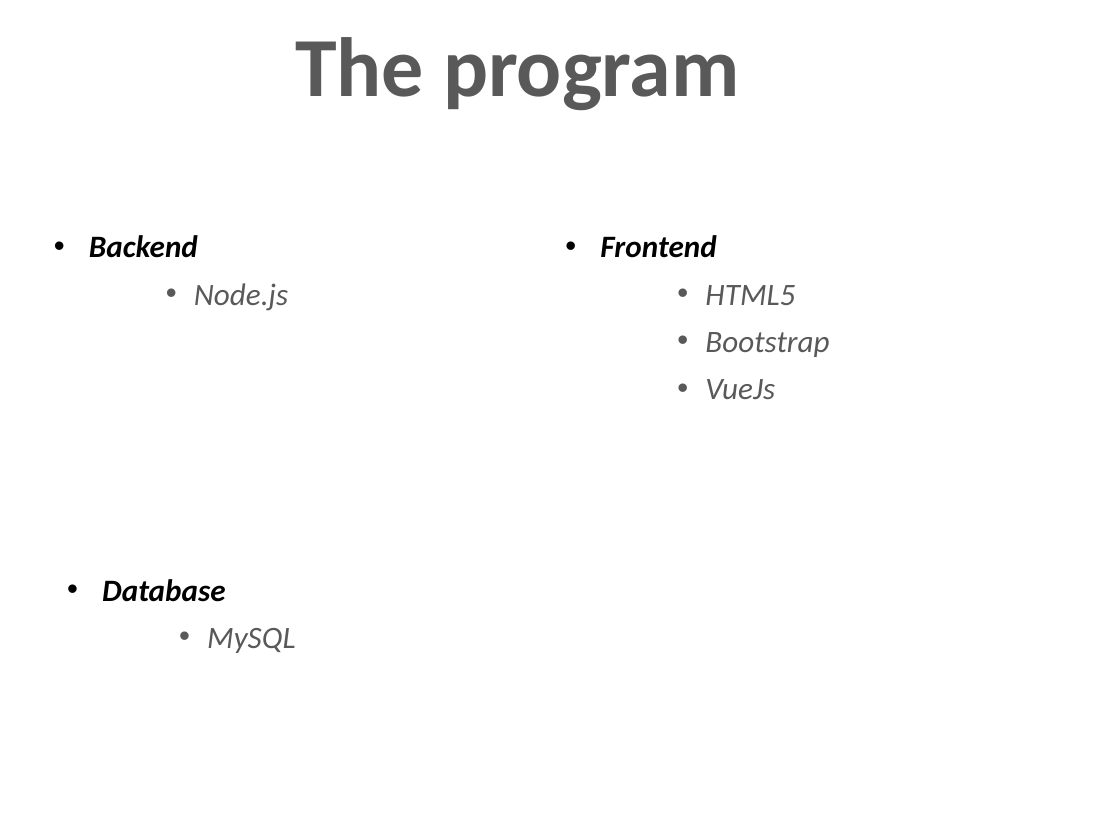
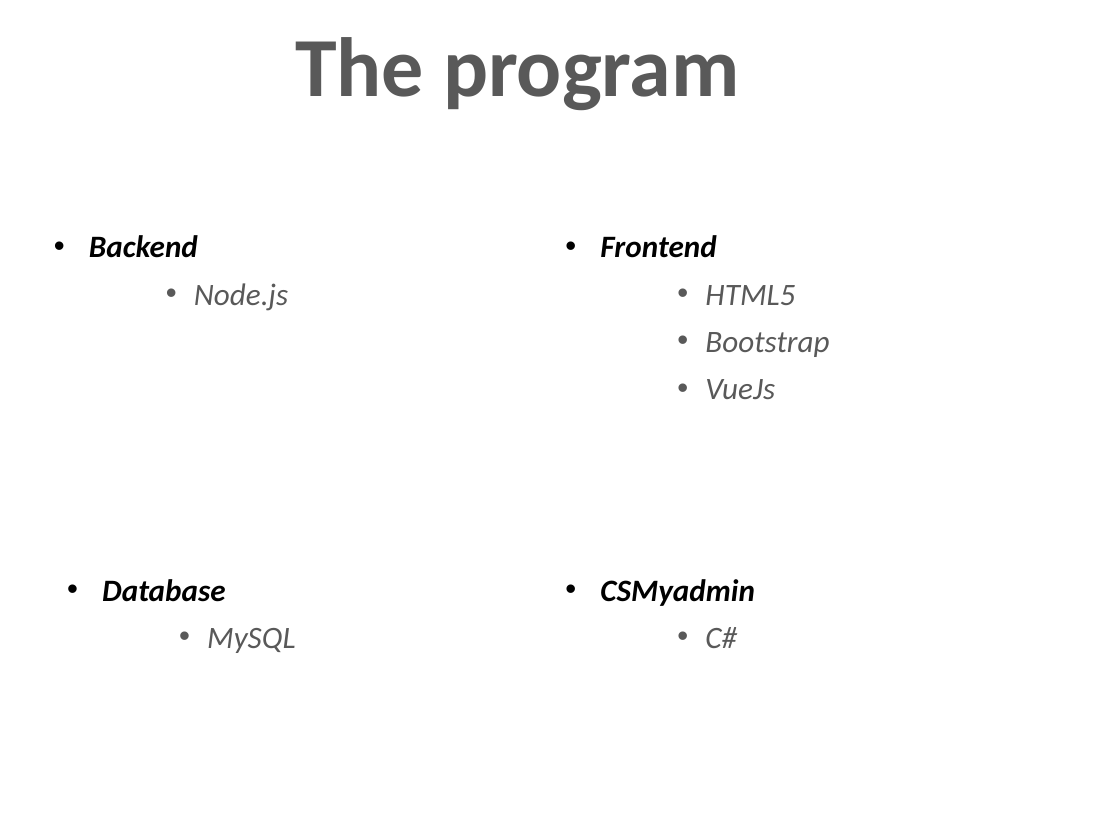
Before and after one commit to szekelyaron/OKJ_vizsgaremek, a slide deck: slide 4 of PPT/CarScope_Prezentáció.pptx. Drawn at 1120x840 pixels with LibreOffice and Linux fonts; fonts in the diff are those of the drawing; background and template pictures are left out. Boxes give left, top, right and bottom in pixels: in the first picture for what was removed or moved away, otherwise in the second. Text is boxed around its words. In the diff, an @@ line names an element or a change of style, - is before the commit and + after.

```diff
--- a/PPT/CarScope_Prezentáció.pptx
+++ b/PPT/CarScope_Prezentáció.pptx
@@ text added at [600, 579, 754, 648], 20 pt, text #000000, bold, italic @@
+  • CSMyadmin
+      • C#
```
